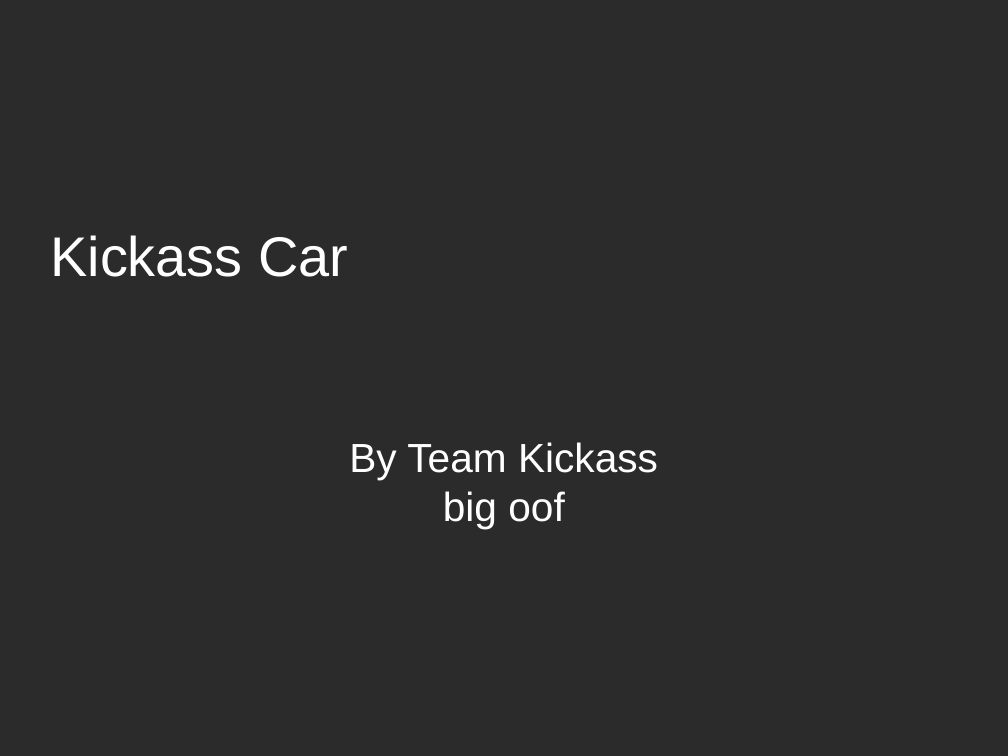
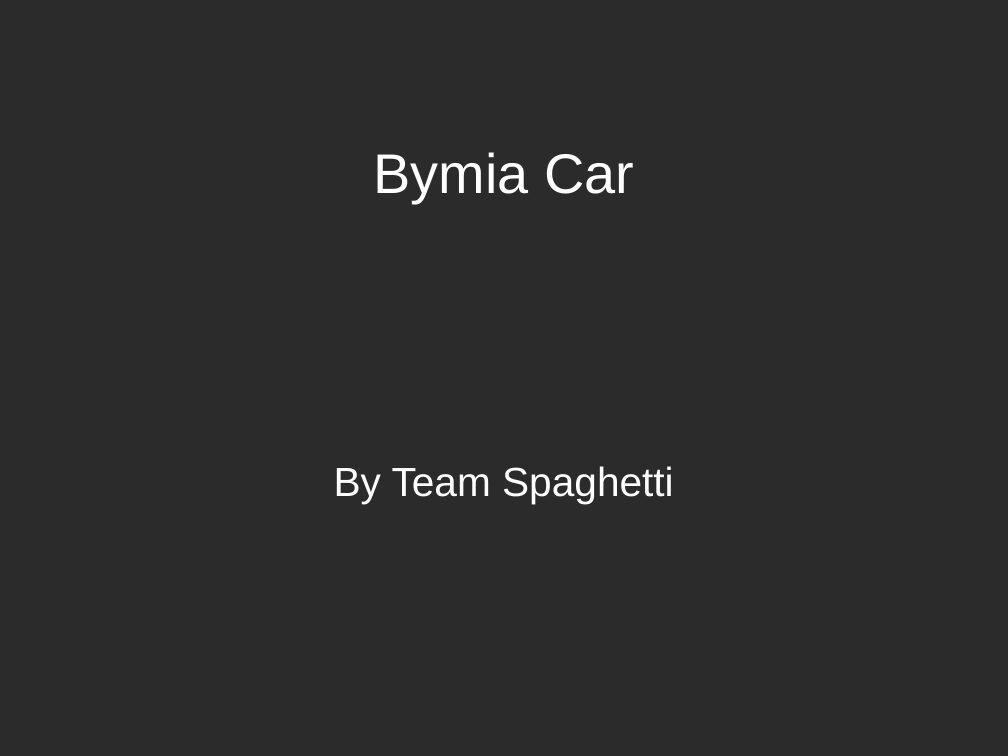
Before and after one commit to jreinhed/line-follower, a slide deck: slide 1 of NucleoCar.odp. Drawn at 1008x756 pixels with LibreOffice and Linux fonts; fonts in the diff are those of the drawing; background and template pictures are left out; a plain dark background stands for a picture behind light text. Boxes give left, top, right and bottom in pixels: in the first picture for what was removed or moved away, otherwise in the second. Text is boxed around its words. In the diff, an @@ line names an element or a change of style, - is before the commit and + after.

Commit message:
Slides

```diff
--- a/NucleoCar.odp
+++ b/NucleoCar.odp
@@ title at (x1=373, y1=152, x2=634, y2=203): text changed @@
-Kickass Car
+Bymia Car
@@ subtitle at (x1=334, y1=466, x2=674, y2=504): text changed @@
-By Team Kickass
-big oof
+By Team Spaghetti
```
Also in this commit, not shown: 4 other slides changed, 1 slide added, 1 slide removed.
